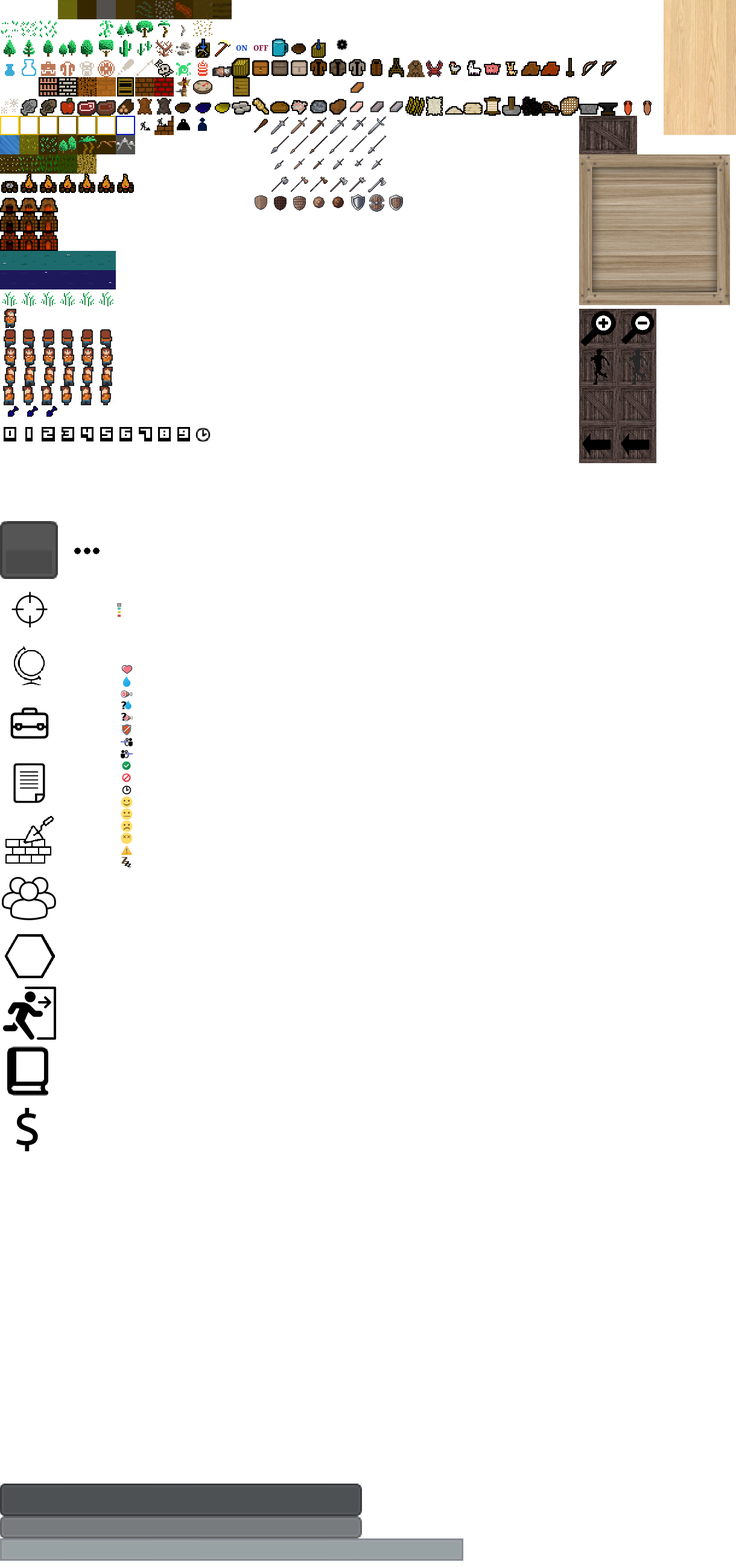
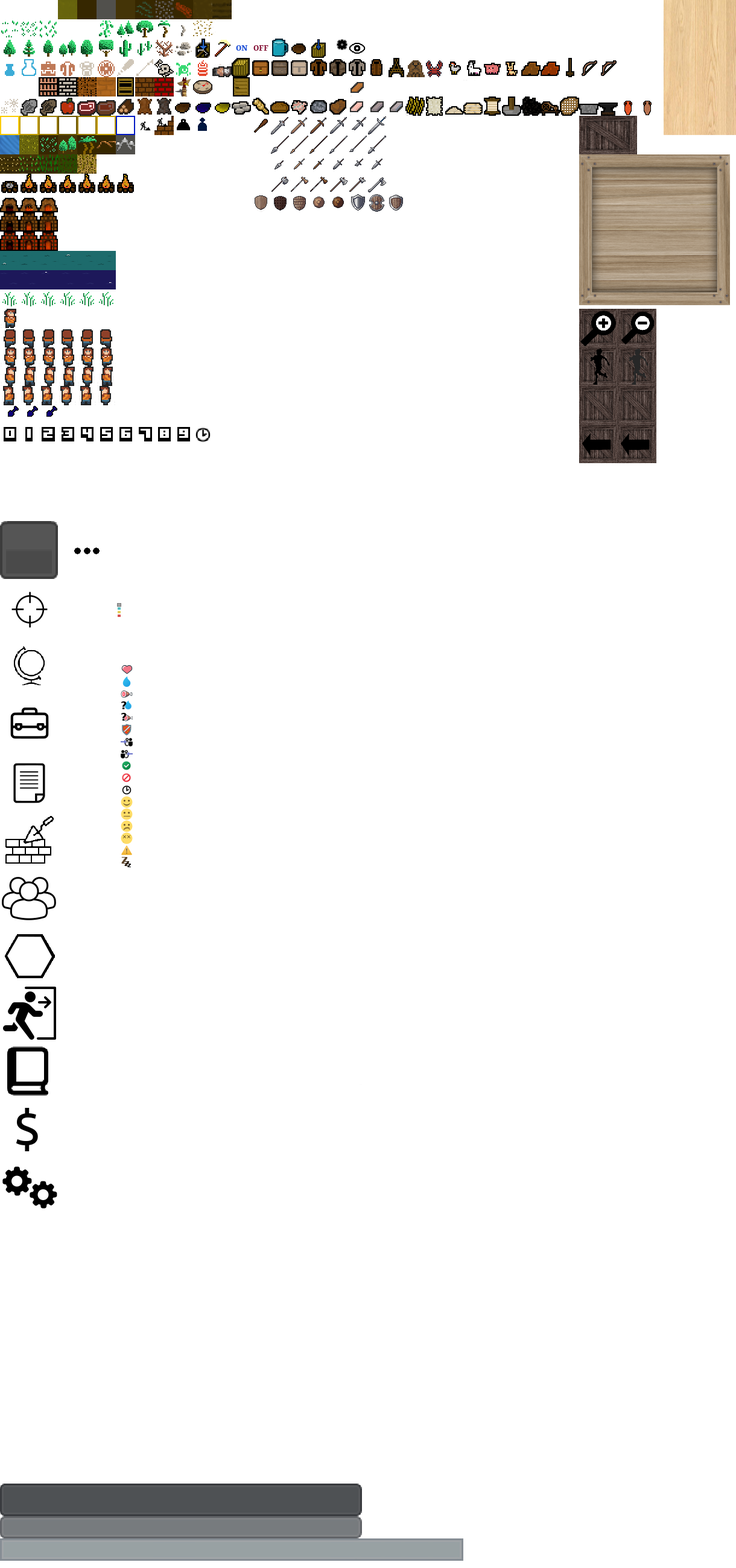
Comparing the layer stacks of the two 736 x 1568 images. Changes:
added layer "icons8-visible-48.png" above "icons8-services-96.png" over [left=348, top=42, right=366, bottom=54]
added layer "icons8-services-96.png" above "crate2_diffuse.png" over [left=2, top=1166, right=58, bottom=1209]
